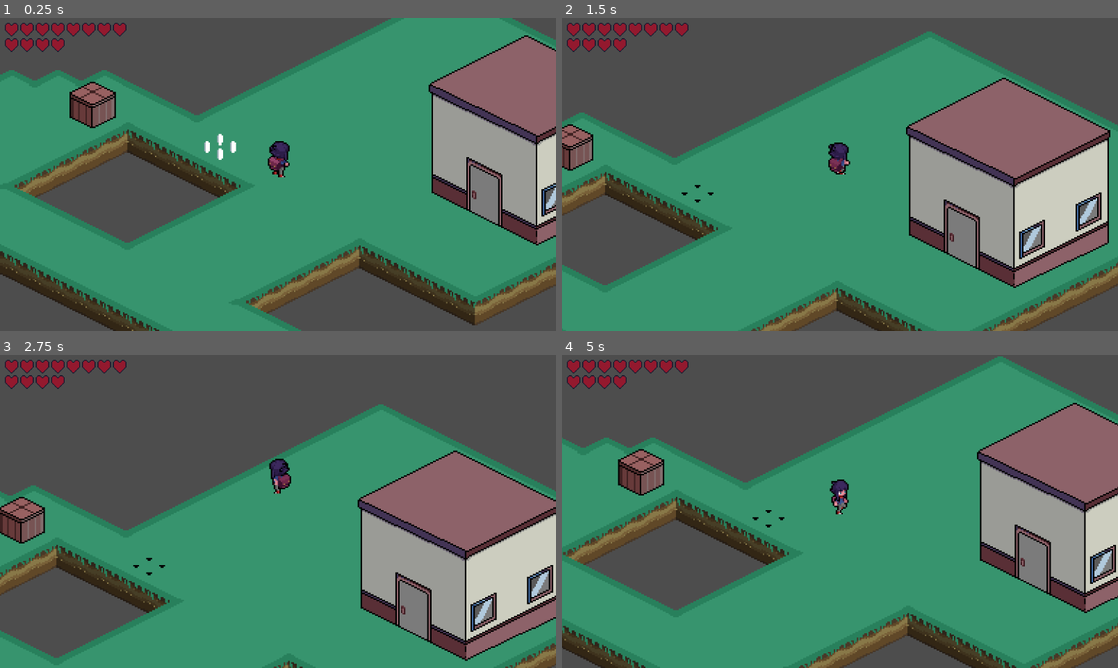
Above: before the commit, frames 1-4 (two rows, left to right).
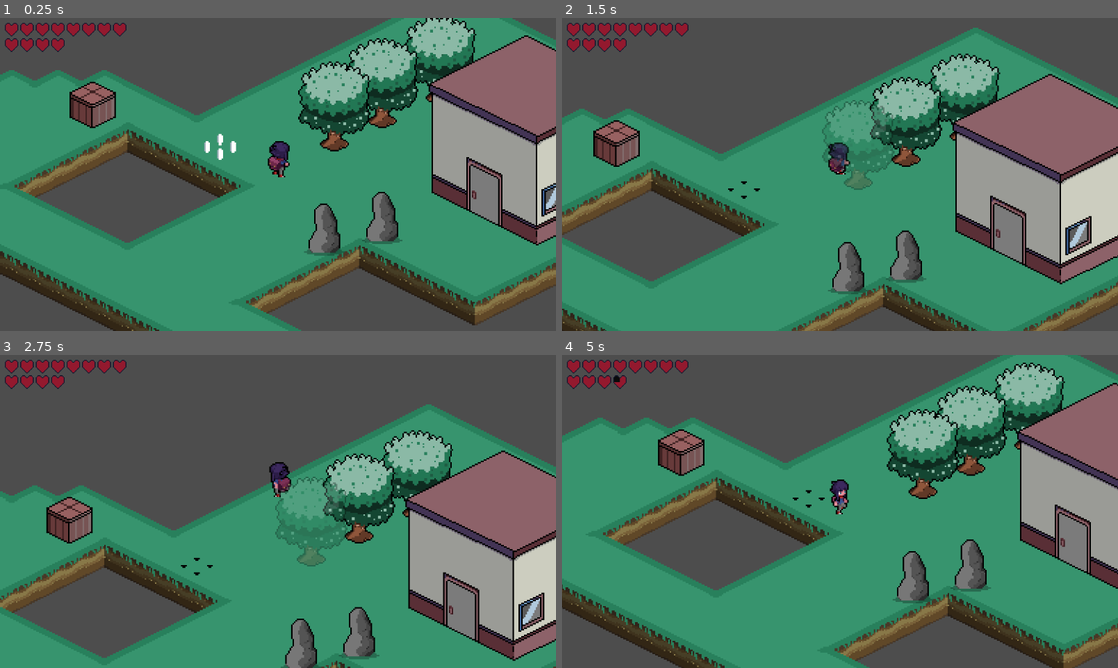
Above: after the commit, the same moments.

Repository: sanrin-san/practice-isometoric
Game: Godot game, scene res://Levels/level_1.tscn
Same seed, same stepped clock (60 frames per second), same inputs: the game is played once before the commit and once after it.
Inputs:
- Up to frame 1 (0.25 s): no input
- Up to frame 2 (1.5 s): tap Enter at 0.5 s; hold Up (ui_up) from 0.53 s (still down)
- Up to frame 3 (2.75 s): release Up (ui_up) at 2.03 s; hold Left (ui_left) from 2.03 s (still down)
- Up to frame 4 (5 s): release Left (ui_left) at 3.53 s; hold Down (ui_down) 3.53-4.28 s; hold Right (ui_right) from 4.28 s (still down)

The runs differ from the first frame. In frame 1, 8.3% of the frame differs, in the area x 53-86%, y 0-76%; in frame 2, 40%, in the area x 0-100%, y 3-100%; in frame 3, 35%; in frame 4, 40%.

Commit message:
2-24: create tree and rock

Diff:
--- /dev/null
+++ b/Background/Rocks/rock_1.tscn
@@ -0,0 +1,22 @@
+[gd_scene load_steps=3 format=3 uid="uid://d0jtwju8p00ga"]
+
+[ext_resource type="Texture2D" uid="uid://cwseaamvru1lh" path="res://Background/Rocks/rocks.png" id="1_klg80"]
+
+[sub_resource type="CapsuleShape2D" id="CapsuleShape2D_waujw"]
+radius = 7.0
+height = 24.0
+
+[node name="Rock_1" type="StaticBody2D"]
+y_sort_enabled = true
+collision_layer = 2
+
+[node name="Sprite2D" type="Sprite2D" parent="."]
+texture = ExtResource("1_klg80")
+offset = Vector2(0, -10)
+region_enabled = true
+region_rect = Rect2(1, 12, 28, 36)
+
+[node name="CollisionShape2D" type="CollisionShape2D" parent="."]
+position = Vector2(0, 1)
+rotation = 1.5708
+shape = SubResource("CapsuleShape2D_waujw")
--- /dev/null
+++ b/Background/Trees/tree.tscn
@@ -0,0 +1,33 @@
+[gd_scene load_steps=5 format=3 uid="uid://cdd41n2i7he1v"]
+
+[ext_resource type="Texture2D" uid="uid://b5rgn6wx8fpp8" path="res://Background/Trees/trees.png" id="1_2l2bm"]
+[ext_resource type="PackedScene" uid="uid://rtio6a3ugfgh" path="res://Components/detector.tscn" id="2_3qaai"]
+
+[sub_resource type="CapsuleShape2D" id="CapsuleShape2D_tjccn"]
+radius = 5.0
+height = 20.0
+
+[sub_resource type="CapsuleShape2D" id="CapsuleShape2D_nglvr"]
+radius = 23.0
+height = 54.0
+
+[node name="Tree" type="StaticBody2D"]
+collision_layer = 2
+
+[node name="Sprite2D" type="Sprite2D" parent="."]
+texture = ExtResource("1_2l2bm")
+offset = Vector2(0, -23)
+region_enabled = true
+region_rect = Rect2(98, 2, 50, 62)
+
+[node name="CollisionShape2D" type="CollisionShape2D" parent="."]
+position = Vector2(0, 3)
+rotation = 1.5708
+shape = SubResource("CapsuleShape2D_tjccn")
+
+[node name="detector" parent="." instance=ExtResource("2_3qaai")]
+
+[node name="CollisionShape2D2" type="CollisionShape2D" parent="detector"]
+position = Vector2(0, -28)
+shape = SubResource("CapsuleShape2D_nglvr")
+debug_color = Color(0.817953, 0.352479, 0.525388, 0.42)
--- /dev/null
+++ b/Components/detector.gd
@@ -0,0 +1,12 @@
+extends Area2D
+
+@export var transparency: float = 0.3
+@export var opaque: float = 1.0
+
+func _on_body_entered(body: Node2D) -> void:
+	if body.is_in_group("Player"):
+		get_parent().modulate.a = transparency
+
+func _on_body_exited(body: Node2D) -> void:
+	if body.is_in_group("Player"):
+		get_parent().modulate.a = opaque
--- /dev/null
+++ b/Components/detector.tscn
@@ -0,0 +1,9 @@
+[gd_scene load_steps=2 format=3 uid="uid://rtio6a3ugfgh"]
+
+[ext_resource type="Script" path="res://Components/detector.gd" id="1_576wn"]
+
+[node name="detector" type="Area2D"]
+script = ExtResource("1_576wn")
+
+[connection signal="body_entered" from="." to="." method="_on_body_entered"]
+[connection signal="body_exited" from="." to="." method="_on_body_exited"]
--- a/Levels/level_1.tscn
+++ b/Levels/level_1.tscn
@@ -6,6 +6,8 @@
 [ext_resource type="PackedScene" uid="uid://lcqji0024hcb" path="res://Interactables/Crates/crates.tscn" id="2_uv2ro"]
 [ext_resource type="PackedScene" uid="uid://bdttc3n6yvgy0" path="res://Interactables/Hazards/spike_trap.tscn" id="4_gdwsc"]
 [ext_resource type="PackedScene" uid="uid://b4ixwm76qtqyi" path="res://Background/Houses/house_1.tscn" id="4_lt4w8"]
+[ext_resource type="PackedScene" uid="uid://cdd41n2i7he1v" path="res://Background/Trees/tree.tscn" id="7_5lc72"]
+[ext_resource type="PackedScene" uid="uid://d0jtwju8p00ga" path="res://Background/Rocks/rock_1.tscn" id="8_pad76"]
 
 [node name="Level_1" type="Node2D"]
 y_sort_enabled = true
@@ -43,3 +45,24 @@
 [node name="SpikeTrap" parent="Traps" instance=ExtResource("4_gdwsc")]
 z_index = -1
 position = Vector2(112, 16)
+
+[node name="Trees" type="Node2D" parent="."]
+y_sort_enabled = true
+
+[node name="Tree" parent="Trees" instance=ExtResource("7_5lc72")]
+position = Vector2(191, 8)
+
+[node name="Tree2" parent="Trees" instance=ExtResource("7_5lc72")]
+position = Vector2(224, -8)
+
+[node name="Tree3" parent="Trees" instance=ExtResource("7_5lc72")]
+position = Vector2(264, -24)
+
+[node name="Rocks" type="Node2D" parent="."]
+y_sort_enabled = true
+
+[node name="Rock_1" parent="Rocks" instance=ExtResource("8_pad76")]
+position = Vector2(224, 72)
+
+[node name="Rock_2" parent="Rocks" instance=ExtResource("8_pad76")]
+position = Vector2(184, 80)
Not shown: 1 places in Levels/level_1.tscn that only renumber resources
